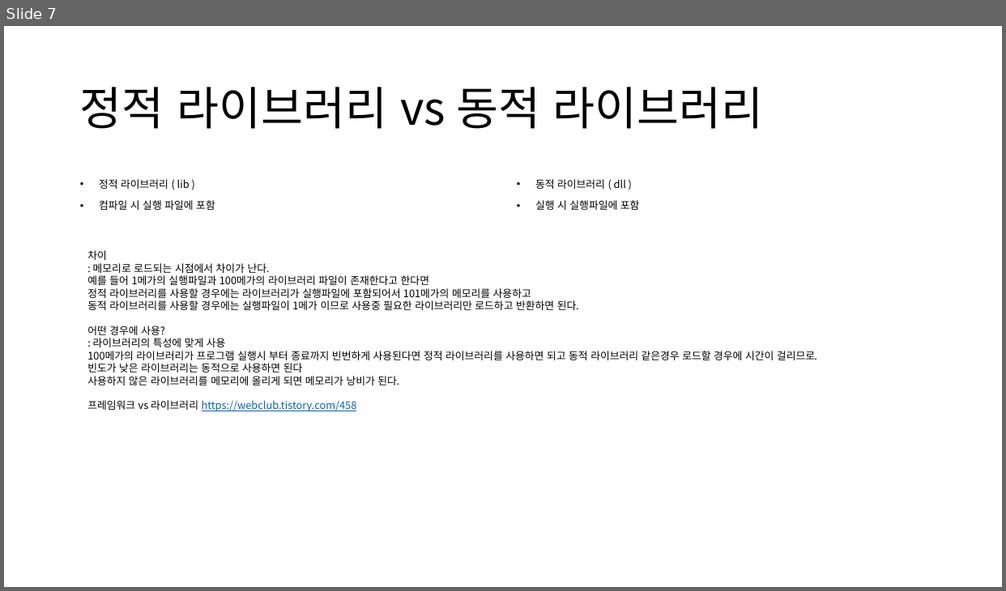
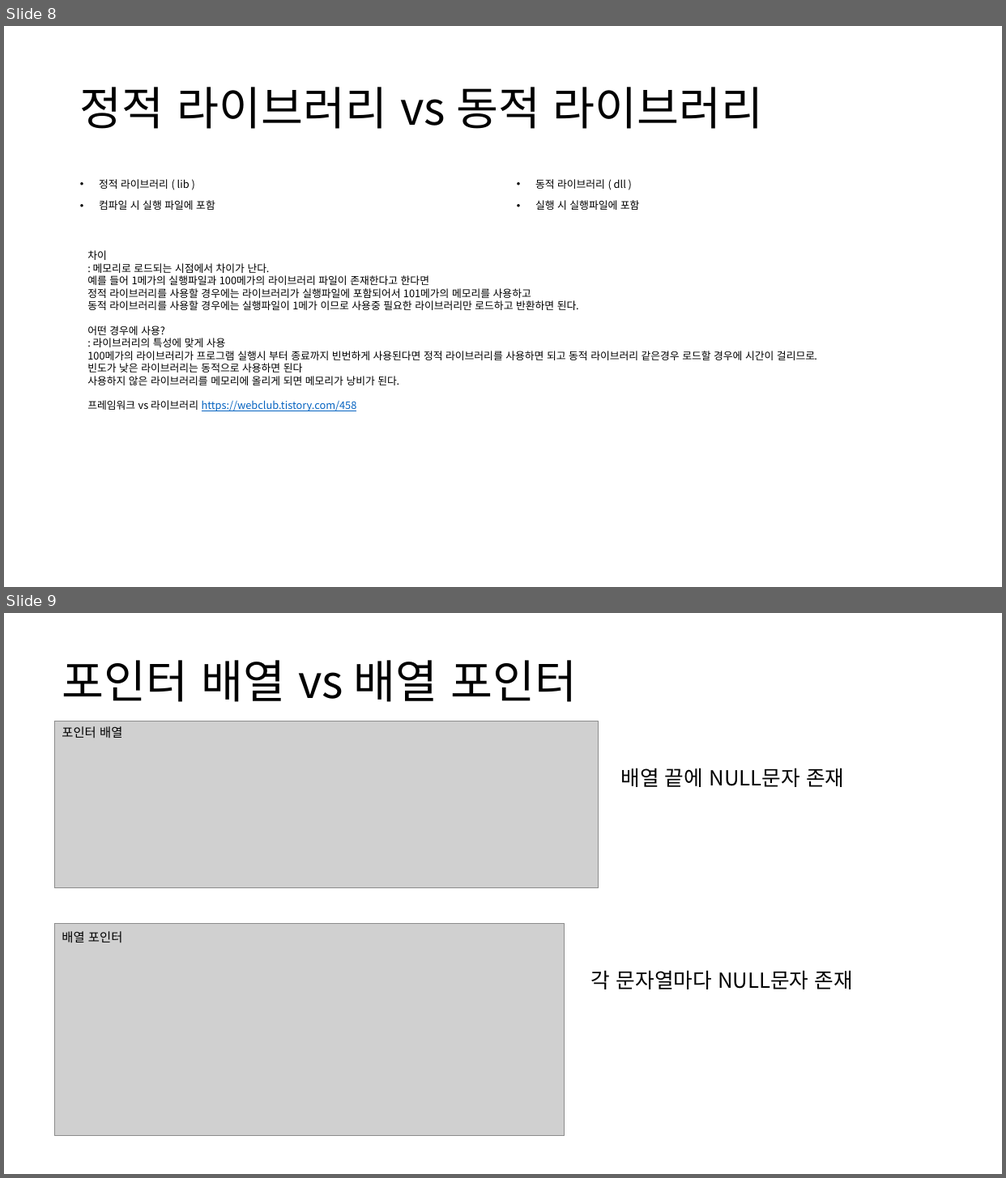
Before and after one commit to sejjun/darkent-with-C, a slide deck: darknet_withC.pptx. Shown one above the other, each under a label of ours: slide 7 before the commit, slides 8 and 9 after it. The pictures are 1006x591 and 1006x1178 pixels, drawn with LibreOffice and Linux fonts; fonts in the diff are those of the drawing; grey boxes stand for pictures. Boxes give left, top, right and bottom in pixels: in the first picture for what was removed or moved away, otherwise in the second. Text is boxed around its words. In the diff, an @@ line names an element or a change of style, - is before the commit and + after.

```diff
--- a/darknet_withC.pptx
+++ b/darknet_withC.pptx
@@ slide 9 added at (x1=4, y1=613, x2=1002, y2=1174), background #FFFFFF @@
@@ title added at (x1=62, y1=660, x2=577, y2=702), 44 pt, text #000000 @@
+포인터 배열 vs 배열 포인터
@@ picture added at (x1=54, y1=722, x2=599, y2=888) @@
@@ text added at (x1=62, y1=726, x2=122, y2=738), 12 pt, text #000000 @@
+포인터 배열
@@ text added at (x1=620, y1=768, x2=844, y2=787), 20 pt, text #000000 @@
+배열 끝에 NULL문자 존재
@@ picture added at (x1=54, y1=924, x2=564, y2=1136) @@
@@ text added at (x1=62, y1=931, x2=122, y2=943), 12 pt, text #000000 @@
+배열 포인터
@@ text added at (x1=591, y1=970, x2=853, y2=990), 20 pt, text #000000 @@
+각 문자열마다 NULL문자 존재
@@ what was slide 7 is now slide 8 @@
```
Also in this commit, not shown: 2 other slides added.
